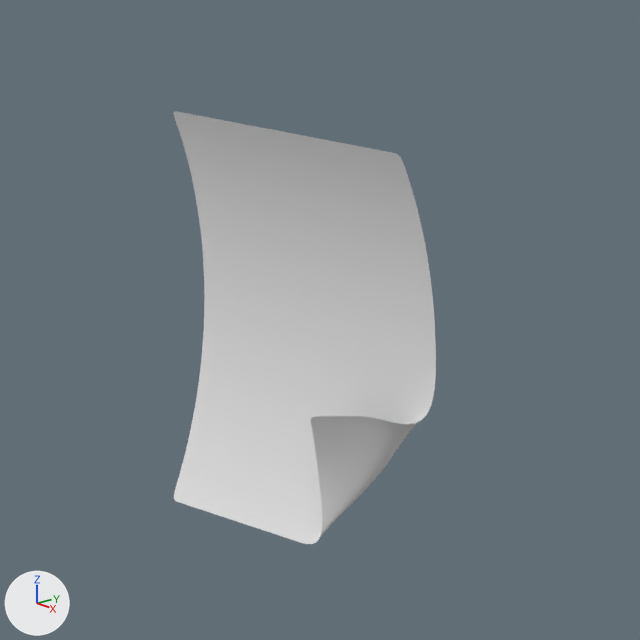
The Blender file 3d/ARQUIVOS BASE/Arquivo-base.blend, before and after one commit.
Both versions are drawn from the file's camera 'Camera'. Every picture has the same lights, and +X, +Y and +Z are marked at lower left. Materials are left out; every surface is plain grey.
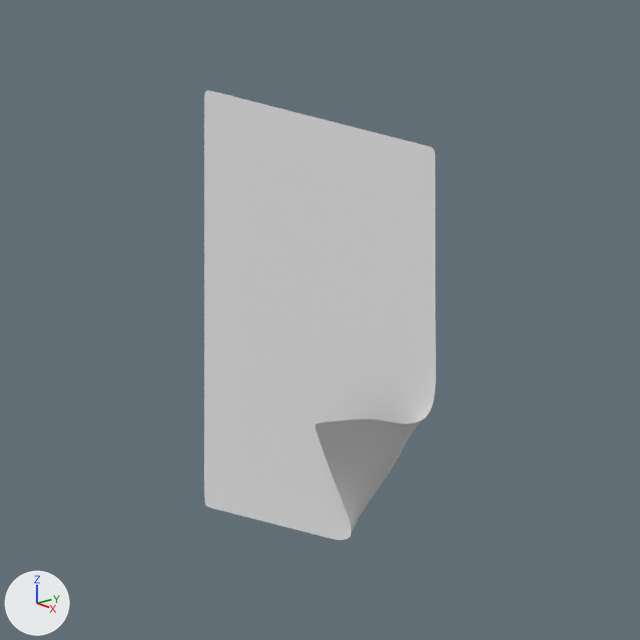
The newer file is also rescaled (x0.951) as a whole; pictures and numbers use the older file's frame.

Location of each change, (x1, y1, x2, y2) in pixels of the pictures (640 x 640 px):
'Plane', modifiers changed (11% narrower): before (174, 111, 436, 544); after (204, 90, 436, 540)

The change, as a list of edits to the scene's bpy script:
```text
Change ob_plane:
    remove _m = ob_plane.modifiers.new('SimpleDeform', 'SIMPLE_DEFORM')
    remove _m.deform_method = 'BEND'
    remove _m.origin = ob_empty
    remove _m.factor = -0.827
    remove _m.angle = -0.827
```
